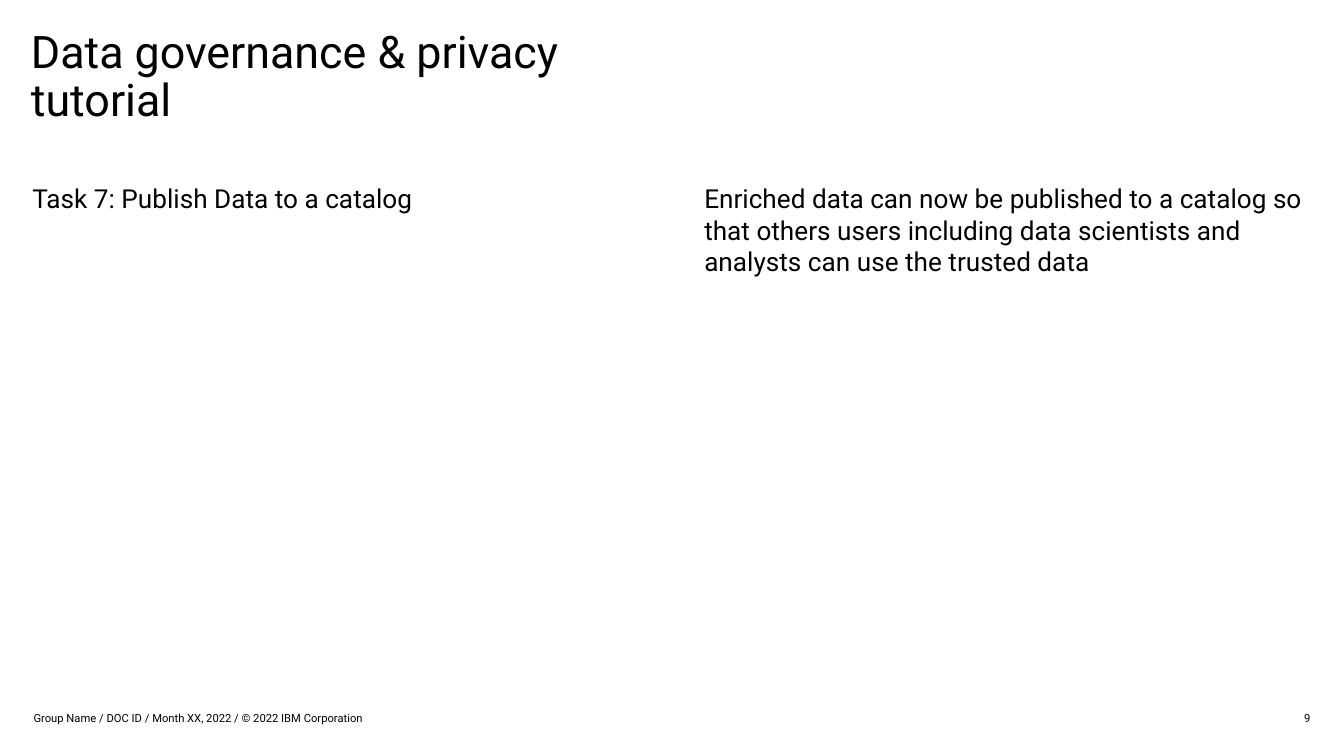
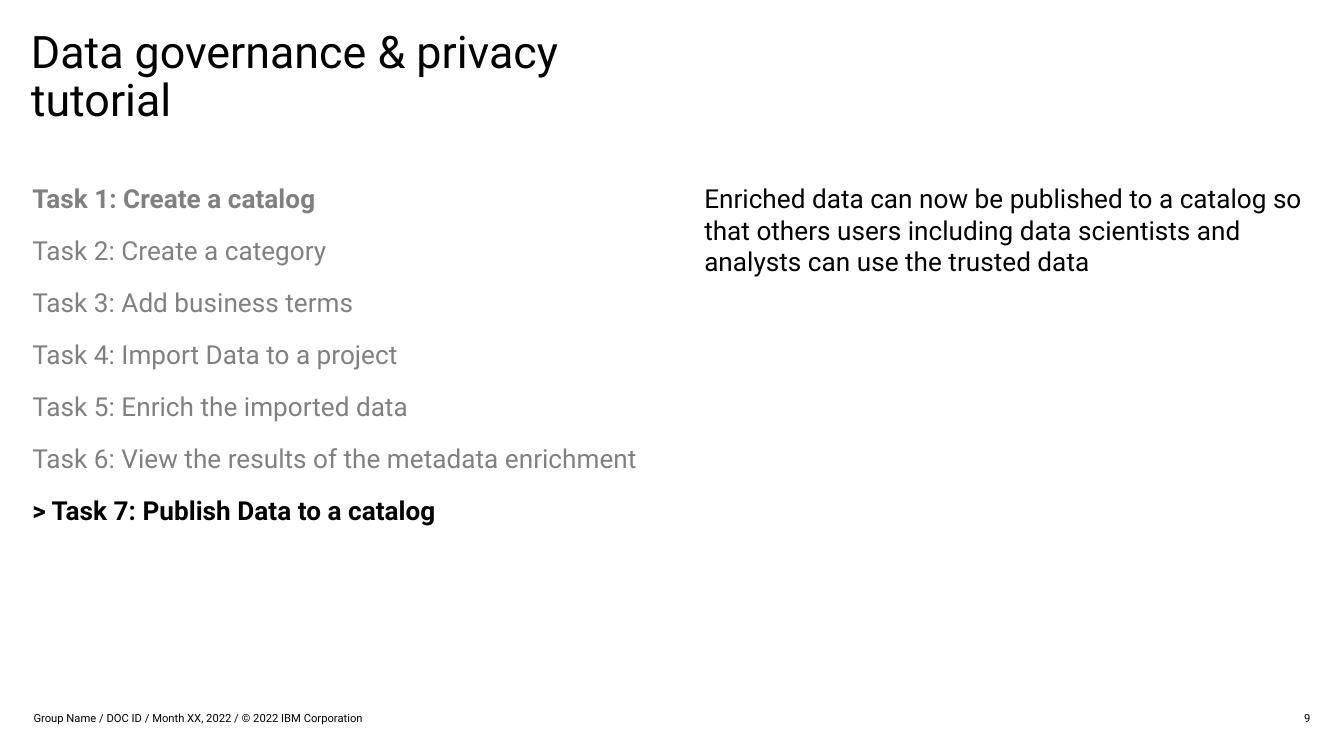
Before and after one commit to IBM/ai-data-workshop, a slide deck: slide 9 of data-governance-lab/DataAndGovernanceLab.pptx. Drawn at 1344x756 pixels with LibreOffice and Linux fonts; fonts in the diff are those of the drawing. Boxes give left, top, right and bottom in pixels: in the first picture for what was removed or moved away, otherwise in the second. Text is boxed around its words. In the diff, an @@ line names an element or a change of style, - is before the commit and + after.

Commit message:
Add task navigation to lab guidance charts

```diff
--- a/data-governance-lab/DataAndGovernanceLab.pptx
+++ b/data-governance-lab/DataAndGovernanceLab.pptx
@@ text at <box>32,188,637,526</box>: text changed; text colour #000000 to #808080 @@
-Task 7: Publish Data to a catalog
+Task 1: Create a catalog
+Task 2: Create a category
+Task 3: Add business terms
+Task 4: Import Data to a project
+Task 5: Enrich the imported data
+Task 6: View the results of the metadata enrichment
+> Task 7: Publish Data to a catalog
```
Also in this commit, not shown: 7 other slides changed, 2 other files.
